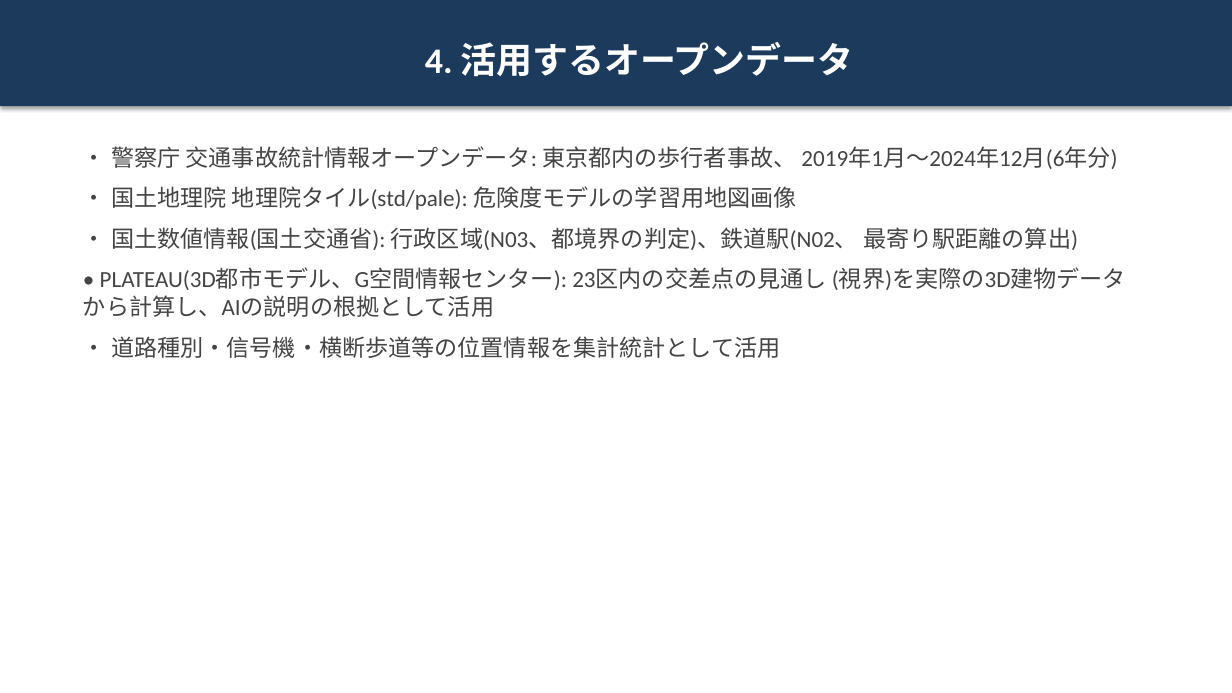
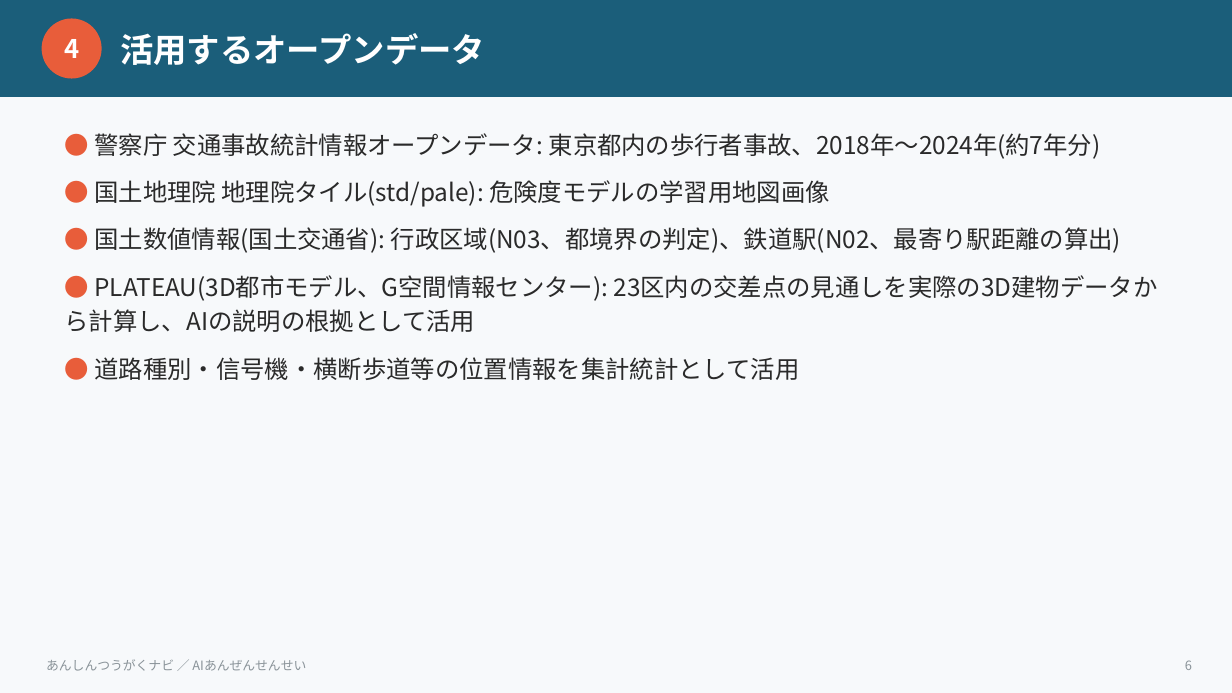
Before and after one commit to niikun/tsugaku-navi, a slide deck: slide 6 of HACKATHON_SLIDES.pptx (slide 5 before the commit). Drawn at 1232x693 pixels with LibreOffice and Linux fonts; fonts in the diff are those of the drawing. Boxes give left, top, right and bottom in pixels: in the first picture for what was removed or moved away, otherwise in the second. Text is boxed around its words. In the diff, an @@ line names an element or a change of style, - is before the commit and + after.

```diff
--- a/HACKATHON_SLIDES.pptx
+++ b/HACKATHON_SLIDES.pptx
@@ rectangle added at (0, 0, 1232, 693), fill #F7F9FB @@
@@ rectangle added at (0, 0, 1232, 97), fill #1B5E7A @@
@@ ellipse added at (42, 18, 102, 79), fill #E85D3A, 20 pt, text #FFFFFF, bold @@
+4
@@ text "活用するオープンデータ": place and size @@
-text "活用するオープンデータ" at (0, 0, 1232, 106)
+text "活用するオープンデータ" at (120, 33, 485, 65)
@@ text "活用するオープンデータ" at (120, 33, 485, 65): fill #1B3A5C to none; shadow off @@
@@ text at (120, 33, 485, 65): text changed; size 28 to 26 pt; font Calibri to Noto Sans CJK JP @@
-4. 活用するオープンデータ
+活用するオープンデータ
@@ text at (65, 133, 1121, 380): text changed; size 18 to 19 pt; font Calibri to Noto Sans CJK JP; text colour #444444 to #2A2A2A @@
-• 警察庁 交通事故統計情報オープンデータ: 東京都内の歩行者事故、 2019年1月〜2024年12月(6年分)
-• 国土地理院 地理院タイル(std/pale): 危険度モデルの学習用地図画像
-• 国土数値情報(国土交通省): 行政区域(N03、都境界の判定)、鉄道駅(N02、 最寄り駅距離の算出)
-• PLATEAU(3D都市モデル、G空間情報センター): 23区内の交差点の見通し (視界)を実際の3D建物データから計算し、AIの説明の根拠として活用
-• 道路種別・信号機・横断歩道等の位置情報を集計統計として活用
+● 警察庁 交通事故統計情報オープンデータ: 東京都内の歩行者事故、2018年〜2024年(約7年分)
+● 国土地理院 地理院タイル(std/pale): 危険度モデルの学習用地図画像
+● 国土数値情報(国土交通省): 行政区域(N03、都境界の判定)、鉄道駅(N02、最寄り駅距離の算出)
+● PLATEAU(3D都市モデル、G空間情報センター): 23区内の交差点の見通しを実際の3D建物データから計算し、AIの説明の根拠として活用
+● 道路種別・信号機・横断歩道等の位置情報を集計統計として活用
@@ text added at (46, 659, 306, 671), 10 pt, text #8A9399 @@
+あんしんつうがくナビ ／ AIあんぜんせんせい
@@ text added at (1185, 660, 1192, 670), 10 pt, text #8A9399 @@
+6
```
Also in this commit, not shown: 12 other slides changed, 4 slides added, 2 other files.
